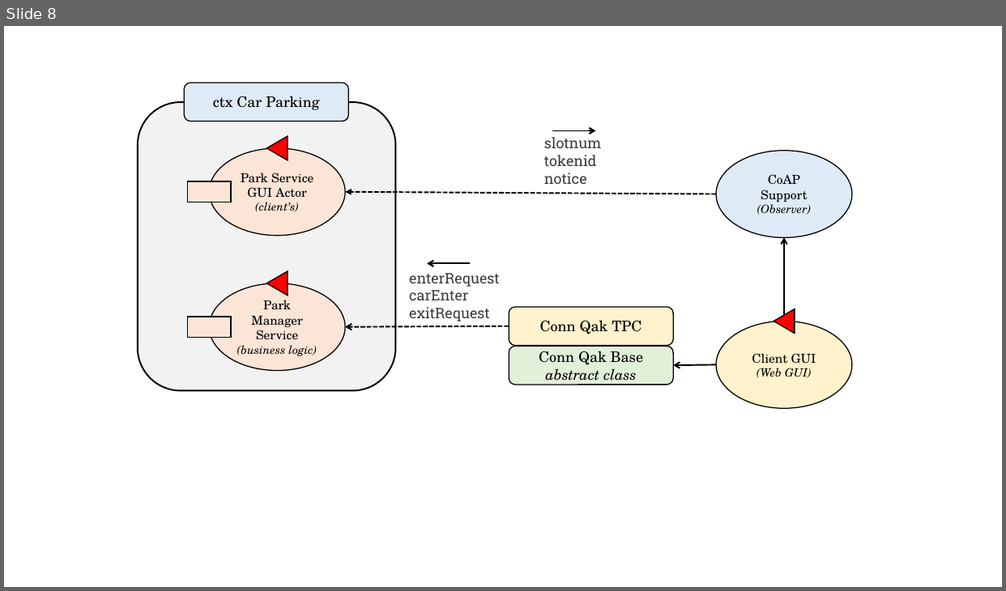
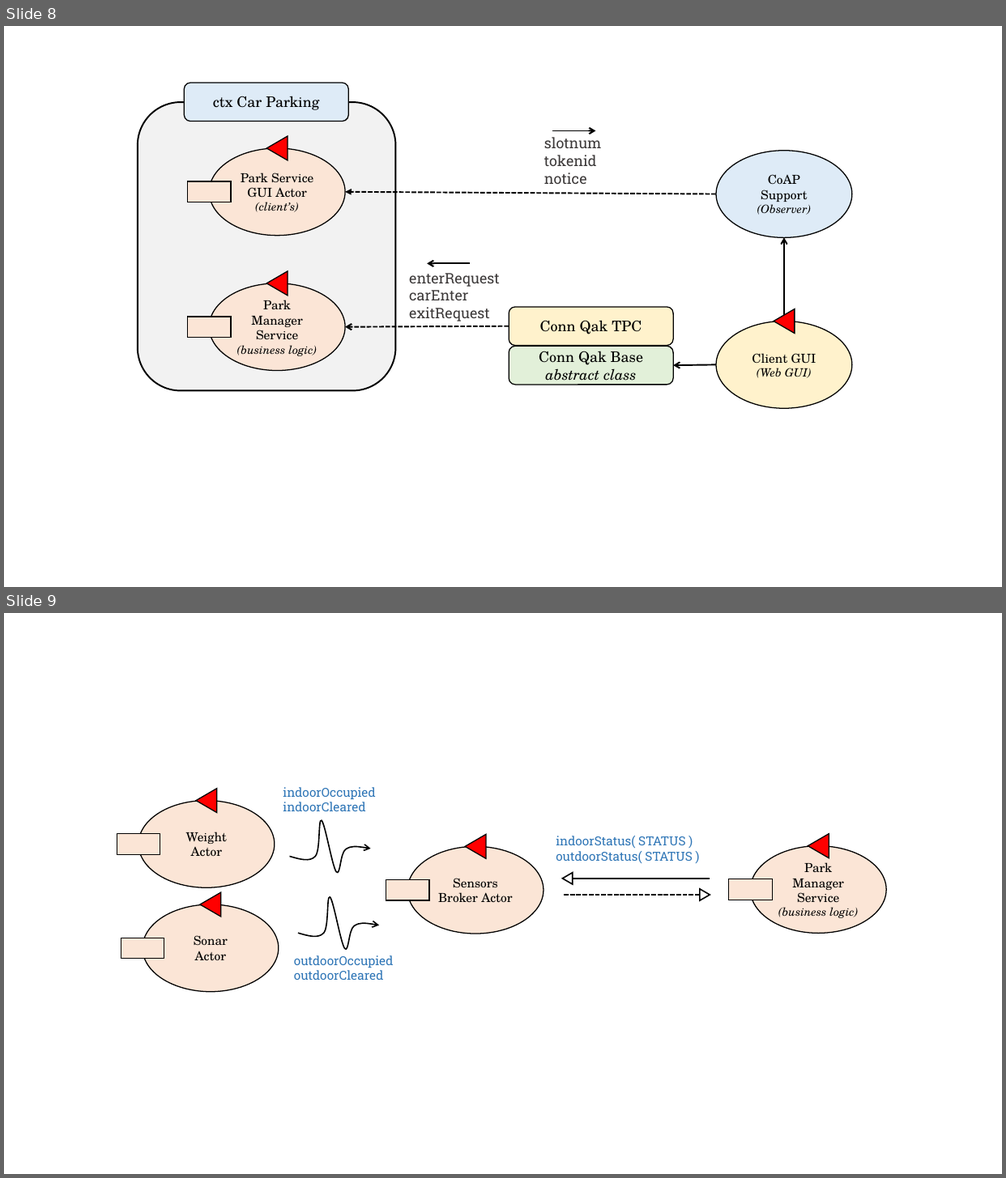
Before and after one commit to JackFantaz/Automated-Car-Parking, a slide deck: userDocs/img/final_task_schema.pptx. Shown one above the other, each under a label of ours: slide 8 before the commit, slides 8 and 9 after it. The pictures are 1006x591 and 1006x1178 pixels, drawn with LibreOffice and Linux fonts; fonts in the diff are those of the drawing. Boxes give left, top, right and bottom in pixels: in the first picture for what was removed or moved away, otherwise in the second. Text is boxed around its words. In the diff, an @@ line names an element or a change of style, - is before the commit and + after.

Commit message:
sensors and actuators documentation

```diff
--- a/userDocs/img/final_task_schema.pptx
+++ b/userDocs/img/final_task_schema.pptx
@@ slide 9 added at [4, 613, 1002, 1174], background #FFFFFF @@
@@ ellipse added at [138, 801, 275, 888], fill #FBE5D6, outline #000000 1 pt, 12 pt, text #000000 @@
+Weight
+Actor
@@ triangle added at [196, 789, 216, 813], fill #FF0000, outline #000000 1 pt @@
@@ text added at [283, 787, 375, 811], 12 pt, text #2E75B6 @@
+indoorOccupied
+indoorCleared
@@ freeform shape added at [290, 820, 371, 873], outline #000000 1.25 pt @@
@@ rectangle added at [117, 834, 160, 855], fill #FBE5D6, outline #000000 1 pt @@
@@ ellipse added at [407, 846, 543, 934], fill #FBE5D6, outline #000000 1 pt, 12 pt, text #000000 @@
+Sensors Broker Actor
@@ triangle added at [465, 835, 486, 858], fill #FF0000, outline #000000 1 pt @@
@@ text added at [556, 836, 692, 863], 12 pt, text #2E75B6 @@
+indoorStatus( STATUS )
+outdoorStatus( STATUS )
@@ ellipse added at [750, 845, 887, 934], fill #FBE5D6, outline #000000 1 pt, 12 pt, text #000000 @@
+Park Manager Service
+(business logic)
@@ triangle added at [808, 834, 829, 858], fill #FF0000, outline #000000 1 pt @@
@@ rectangle added at [729, 879, 772, 901], fill #FBE5D6, outline #000000 1 pt @@
@@ triangle added at [200, 893, 221, 917], fill #FF0000, outline #000000 1 pt @@
@@ freeform shape added at [298, 897, 379, 950], outline #000000 1.25 pt @@
@@ rectangle added at [386, 880, 429, 901], fill #FBE5D6, outline #000000 1 pt @@
@@ group added at [562, 872, 710, 901]: 2 lines, 2 triangles @@
@@ ellipse added at [143, 905, 279, 993], fill #FBE5D6, outline #000000 1 pt, 12 pt, text #000000 @@
+Sonar
+Actor
@@ rectangle added at [121, 938, 164, 959], fill #FBE5D6, outline #000000 1 pt @@
@@ text added at [294, 956, 394, 980], 12 pt, text #2E75B6 @@
+outdoorOccupied
+outdoorCleared
```
Also in this commit, not shown: 3 other files.
